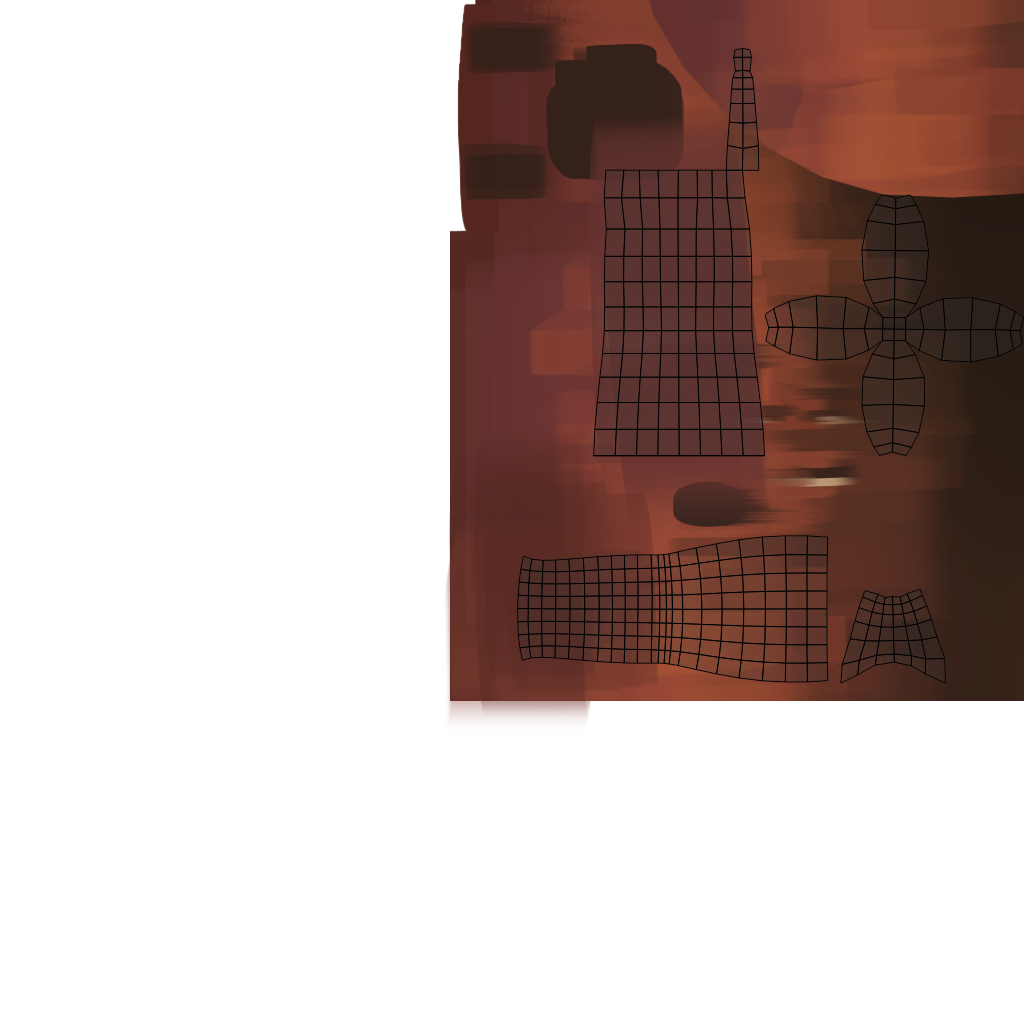
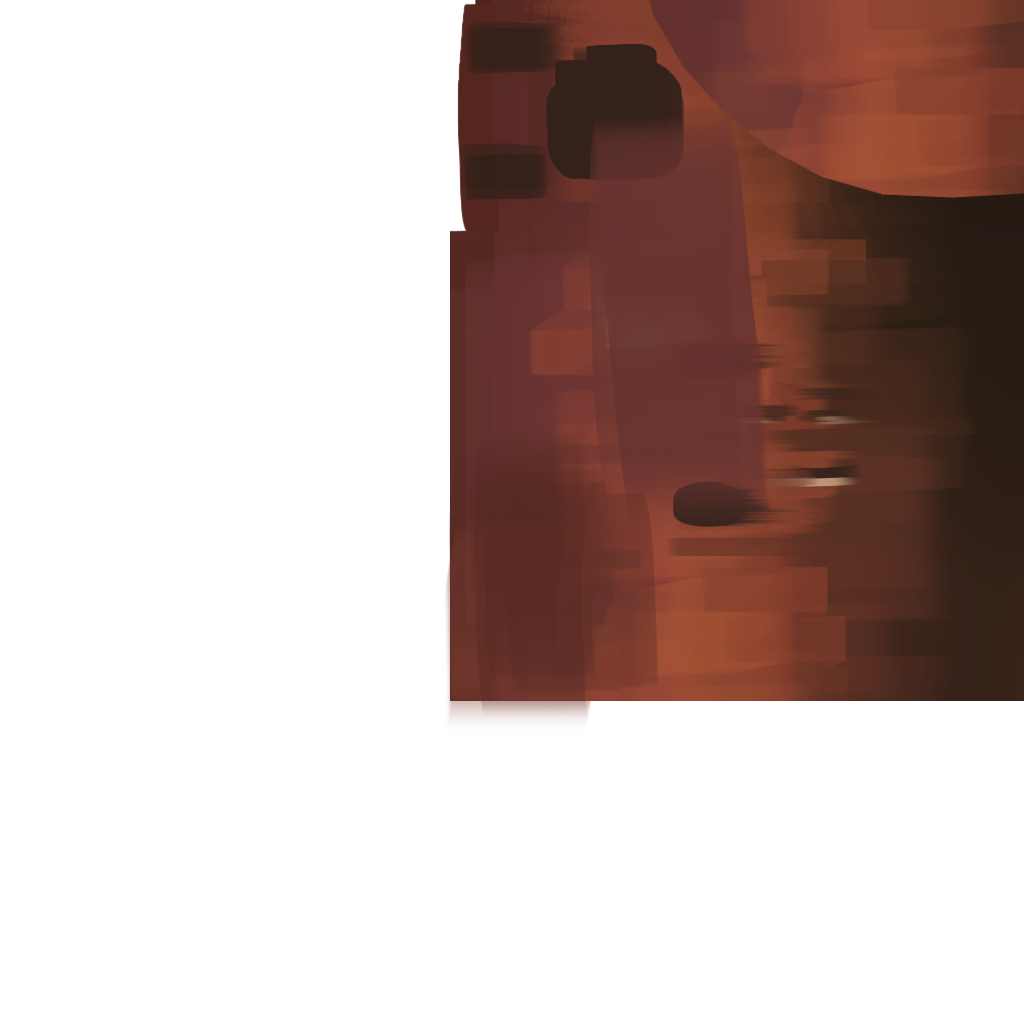
Comparing the layer stacks of the two 1024×1024 images. Changes:
hid "UVLegsArmsGrapeGrunts" over (517, 48, 1024, 684)
